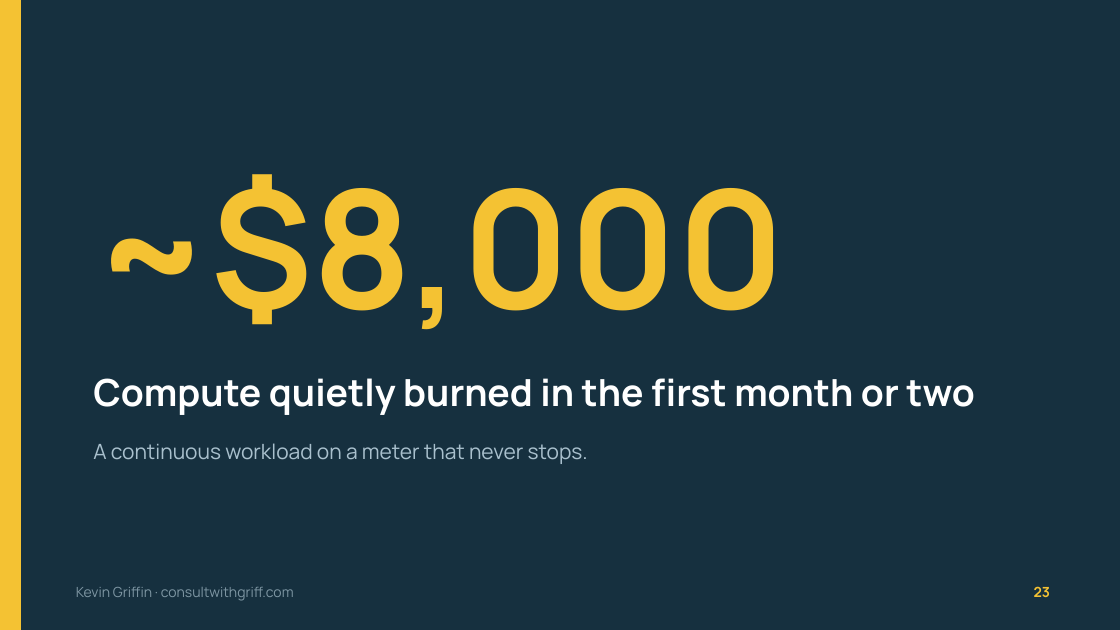
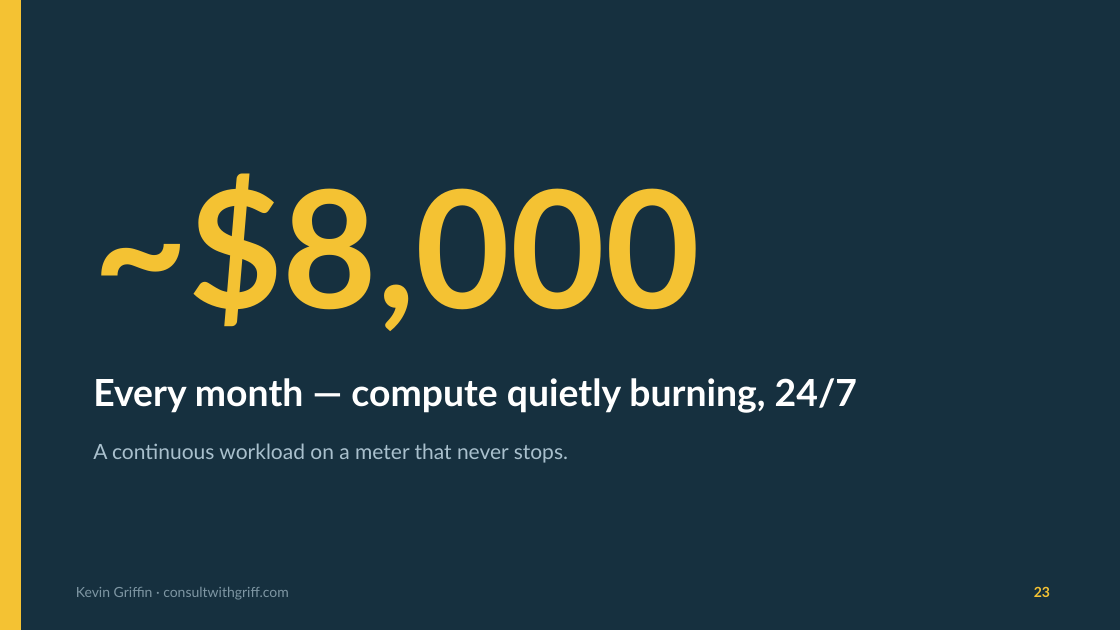
Before and after one commit to 1kevgriff/my-8000-serverless-mistake, a slide deck: slide 23 of slides/My $8000 Serverless Mistake v2.pptx. Drawn at 1120x630 pixels with LibreOffice and Linux fonts; fonts in the diff are those of the drawing. Boxes give left, top, right and bottom in pixels: in the first picture for what was removed or moved away, otherwise in the second. Text is boxed around its words. In the diff, an @@ line names an element or a change of style, - is before the commit and + after.

```diff
--- a/slides/My $8000 Serverless Mistake v2.pptx
+++ b/slides/My $8000 Serverless Mistake v2.pptx
@@ text at (93, 173, 700, 463): font Manrope to Lato in "~$8,000", "A continuous workload on a meter that ..." @@
@@ text at (93, 378, 857, 413): text changed; font Manrope to Lato @@
-Compute quietly burned in the first month or two
+Every month — compute quietly burning, 24/7
@@ text "Kevin Griffin · consultwithgriff.com" at (76, 587, 289, 600): font Manrope to Lato @@
```
Also in this commit, not shown: 41 other slides changed, 4 other files.
